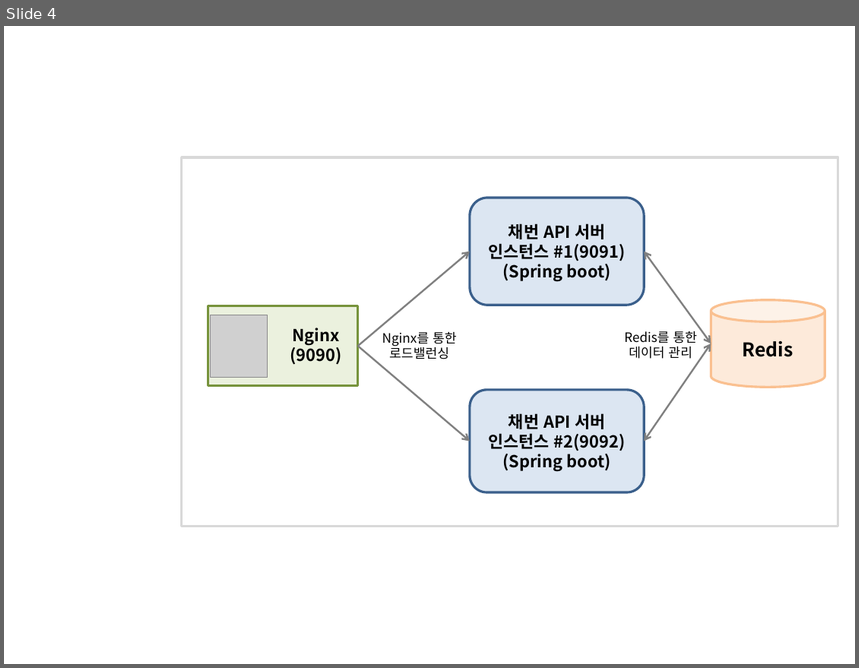
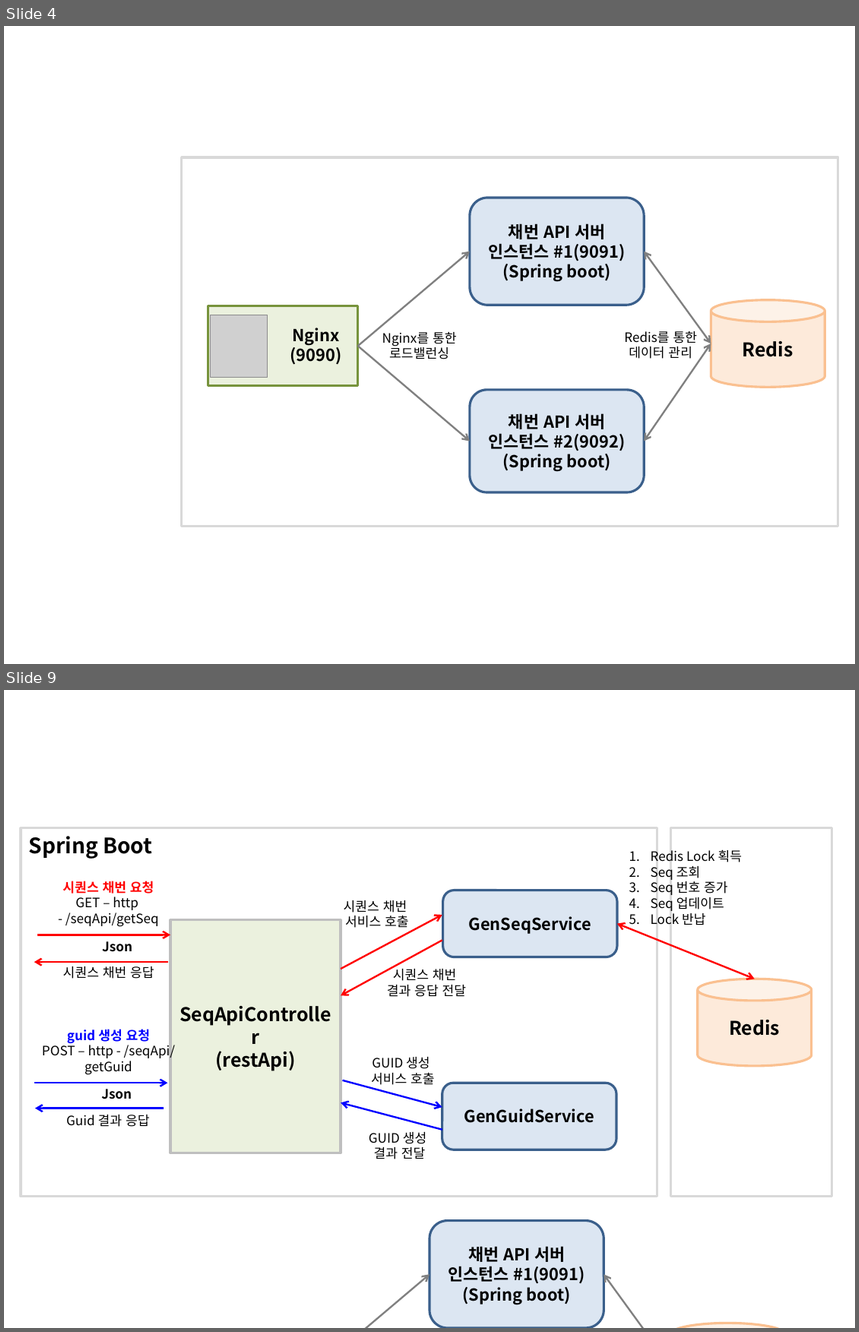
Before and after one commit to ohyes7love/work, a slide deck: restSeqApi/work/이미지.pptx. Shown one above the other, each under a label of ours: slide 4 before the commit, slides 4 and 9 after it; the slides between them are not shown. The pictures are 859x668 and 859x1332 pixels, drawn with LibreOffice and Linux fonts; fonts in the diff are those of the drawing; grey boxes stand for pictures; background and template pictures are left out. Boxes give left, top, right and bottom in pixels: in the first picture for what was removed or moved away, otherwise in the second. Text is boxed around its words. In the diff, an @@ line names an element or a change of style, - is before the commit and + after.

```diff
--- a/restSeqApi/work/이미지.pptx
+++ b/restSeqApi/work/이미지.pptx
@@ slide 9 added at (4, 690, 855, 1328), background #FFFFFF @@
@@ rectangle added at (21, 828, 658, 1196), outline #D9D9D9 2 pt, 18 pt, text #000000, bold @@
+Spring Boot
@@ rectangle added at (671, 828, 832, 1196), outline #D9D9D9 2 pt @@
@@ text added at (651, 850, 743, 925), 11 pt, text #000000 @@
+1. Redis Lock 획득
+2. Seq 조회
+3. Seq 번호 증가
+4. Seq 업데이트
+5. Lock 반납
@@ text added at (63, 881, 159, 927), 11 pt, text #000000 @@
+시퀀스 채번 요청
+GET – http
+- /seqApi/getSeq
@@ rounded rectangle added at (443, 890, 618, 958), fill #DCE6F2, outline #3A5F8C 2 pt, 14 pt, text #000000, bold @@
+GenSeqService
@@ arrow added from (341, 969) to (443, 915), #FF0000 1.5 pt @@
@@ text added at (344, 901, 409, 928), 11 pt, text #000000 @@
+시퀀스 채번
+서비스 호출
@@ arrow added from (37, 935) to (171, 935), #FF0000 1.5 pt @@
@@ rectangle added at (171, 920, 341, 1153), fill #EBF1DE, outline #BFBFBF 2 pt, 16 pt, text #000000, bold @@
+SeqApiController
+(restApi)
@@ arrow added from (443, 940) to (341, 996), #FF0000 1.5 pt @@
@@ double arrow added from (617, 924) to (755, 980), #FF0000 1.5 pt @@
@@ arrow added from (168, 962) to (34, 962), #FF0000 1.5 pt @@
@@ text added at (102, 942, 132, 952), 11 pt, text #000000, bold @@
+Json
@@ text added at (63, 967, 154, 979), 11 pt, text #000000 @@
+시퀀스 채번 응답
@@ text added at (387, 967, 467, 997), 11 pt, text #000000 @@
+시퀀스 채번
+결과 응답 전달
@@ cylinder added at (698, 980, 812, 1066), fill #FDEADA, outline #FAC090 2 pt, 16 pt, text #000000, bold @@
+Redis
@@ text added at (42, 1029, 175, 1075), 11 pt, text #000000 @@
+guid 생성 요청
+POST – http - /seqApi/getGuid
@@ text added at (371, 1057, 435, 1088), 11 pt, text #000000 @@
+GUID 생성
+서비스 호출
@@ arrow added from (34, 1083) to (167, 1083), #0000FF 1.5 pt @@
@@ text added at (101, 1089, 132, 1100), 11 pt, text #000000, bold @@
+Json
@@ arrow added from (343, 1081) to (443, 1107), #0000FF 1.5 pt @@
@@ rounded rectangle added at (443, 1083, 617, 1151), fill #DCE6F2, outline #3A5F8C 2 pt, 14 pt, text #000000, bold @@
+GenGuidService
@@ arrow added from (163, 1109) to (35, 1109), #0000FF 1.5 pt @@
@@ text added at (66, 1115, 150, 1127), 11 pt, text #000000 @@
+Guid 결과 응답
@@ arrow added from (443, 1130) to (341, 1103), #0000FF 1.5 pt @@
@@ text added at (369, 1132, 427, 1160), 11 pt, text #000000 @@
+GUID 생성
+결과 전달
@@ rounded rectangle added at (430, 1221, 604, 1328), fill #DCE6F2, outline #3A5F8C 2 pt, 14 pt, text #000000, bold @@
+채번 API 서버
+인스턴스 #1(9091)
+(Spring boot)
@@ arrow added from (318, 1328) to (430, 1274), #808080 1.5 pt @@
@@ double arrow added from (604, 1274) to (671, 1328), #808080 1.5 pt @@
@@ cylinder added at (671, 1323, 785, 1328), fill #FDEADA, outline #FAC090 2 pt, 16 pt, text #000000, bold @@
+Redis
```
Also in this commit, not shown: 1 slide changed, 6 other slides added.
